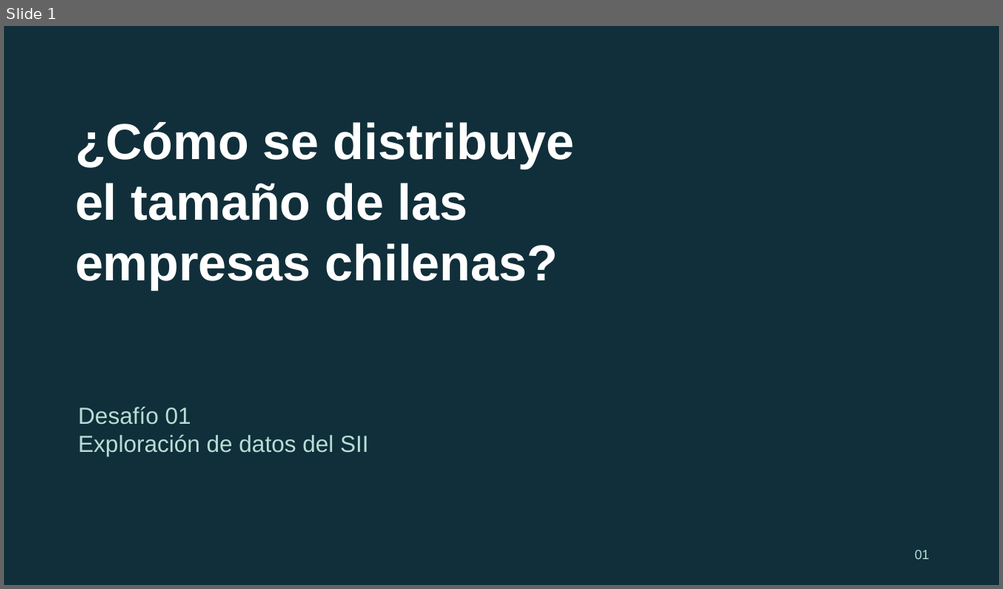
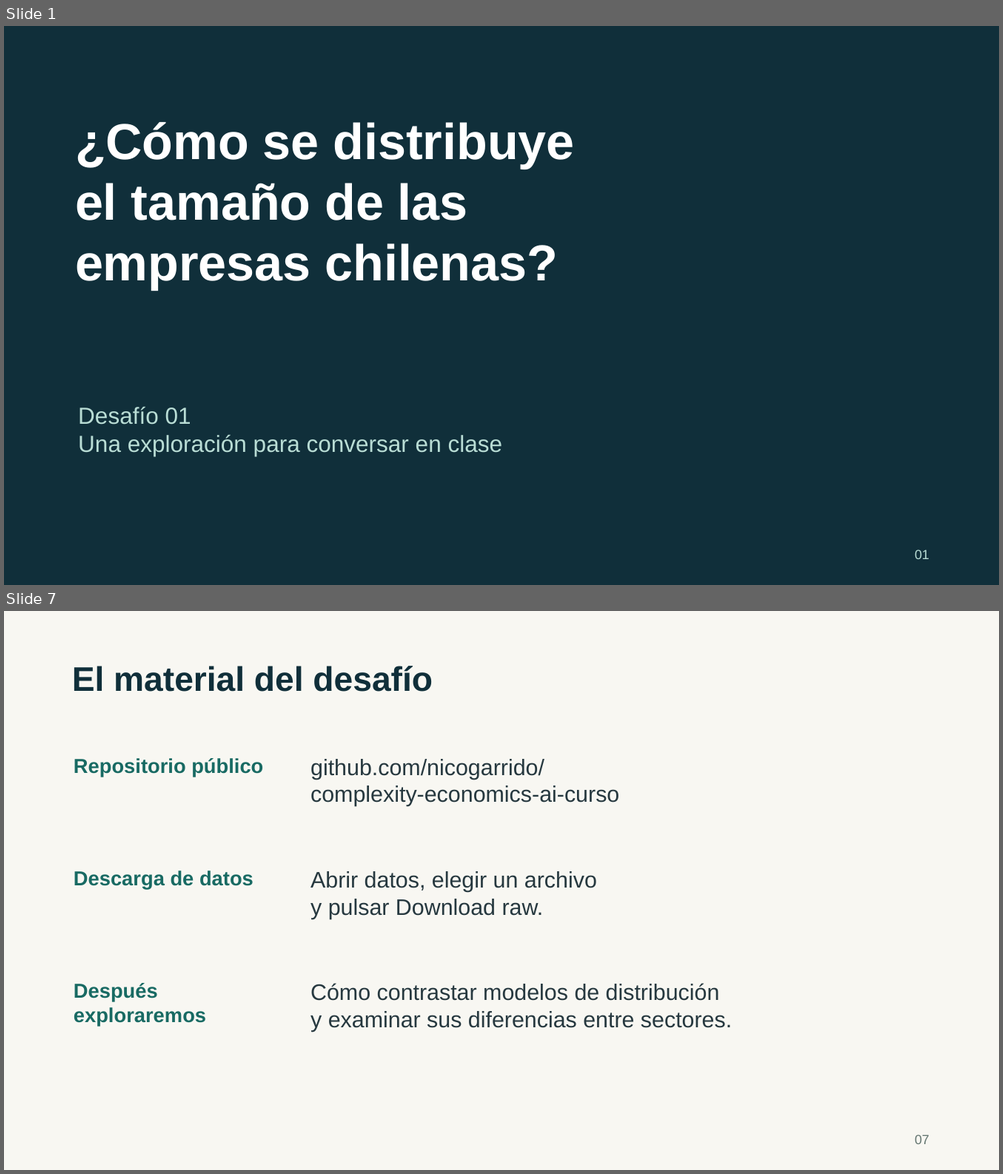
Before and after one commit to nicogarrido/complexity-economics-ai-curso, a slide deck: presentacion/Desafio_01_empresas_chilenas.pptx. Shown one above the other, each under a label of ours: slide 1 before the commit, slides 1 and 7 after it; the slides between them are not shown. The pictures are 1003x589 and 1003x1174 pixels, drawn with LibreOffice and Linux fonts; fonts in the diff are those of the drawing. Boxes give left, top, right and bottom in pixels: in the first picture for what was removed or moved away, otherwise in the second. Text is boxed around its words. In the diff, an @@ line names an element or a change of style, - is before the commit and + after.

Commit message:
Acorta la presentación y plantea una exploración sin evaluación

```diff
--- a/presentacion/Desafio_01_empresas_chilenas.pptx
+++ b/presentacion/Desafio_01_empresas_chilenas.pptx
@@ slide 7 added at box(4, 611, 999, 1170), background #F8F7F2 @@
@@ text added at box(72, 666, 432, 692), 33 pt, text #102F3A, bold @@
+El material del desafío
@@ text added at box(74, 758, 263, 776), 19.5 pt, text #186A63, bold @@
+Repositorio público
@@ text added at box(310, 759, 619, 806), 21.8 pt, text #26383F @@
+github.com/nicogarrido/
+complexity-economics-ai-curso
@@ text added at box(74, 871, 253, 889), 19.5 pt, text #186A63, bold @@
+Descarga de datos
@@ text added at box(310, 871, 597, 920), 21.8 pt, text #26383F @@
+Abrir datos, elegir un archivo
+y pulsar Download raw.
@@ text added at box(74, 983, 206, 1026), 19.5 pt, text #186A63, bold @@
+Después exploraremos
@@ text added at box(310, 983, 731, 1032), 21.8 pt, text #26383F @@
+Cómo contrastar modelos de distribución
+y examinar sus diferencias entre sectores.
@@ text added at box(914, 1135, 929, 1145), 12.8 pt, text #637570 @@
+07
@@ slide 1 changed as well @@
@@ text at box(78, 435, 503, 457): text changed @@
-Exploración de datos del SII
+Una exploración para conversar en clase
```
Also in this commit, not shown: 4 other slides changed, 1 other slide added, 7 slides removed, 3 other files.
